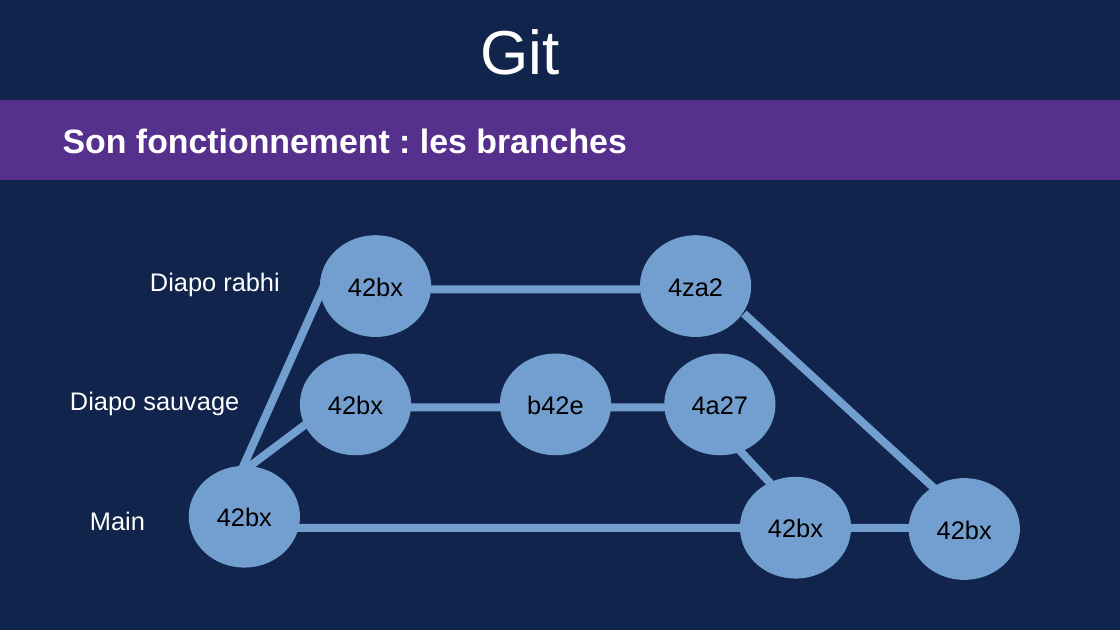
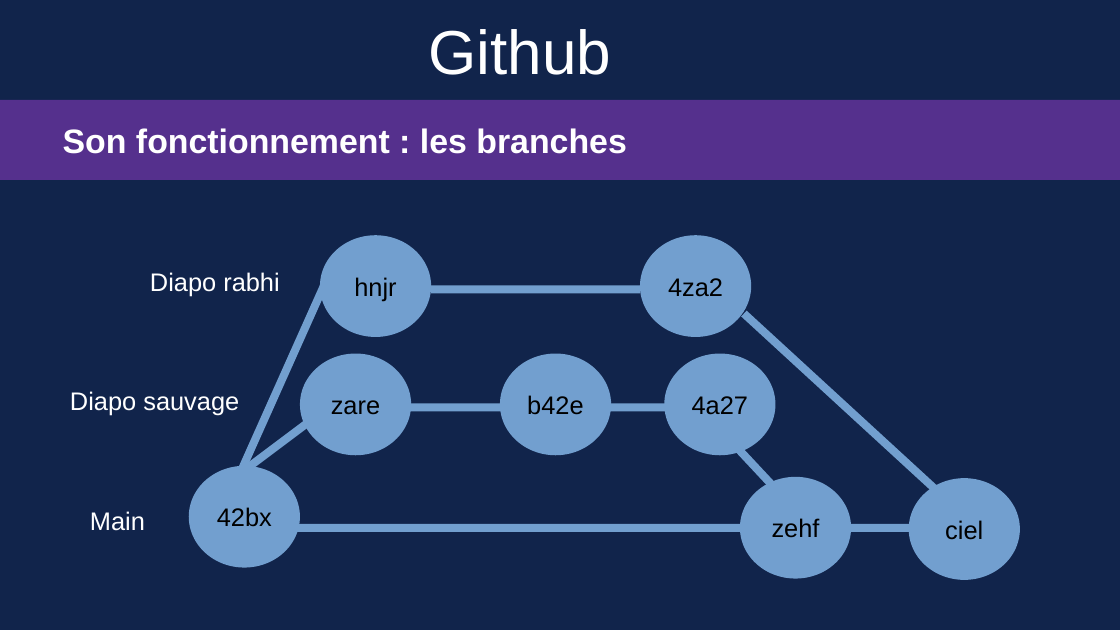
Before and after one commit to Sauvage89/guide_git, a slide deck: slide 29 of guide_git.odp (slide 26 before the commit). Drawn at 1120x630 pixels with LibreOffice and Linux fonts; fonts in the diff are those of the drawing. Boxes give left, top, right and bottom in pixels: in the first picture for what was removed or moved away, otherwise in the second. Text is boxed around its words. In the diff, an @@ line names an element or a change of style, - is before the commit and + after.

```diff
--- a/guide_git.odp
+++ b/guide_git.odp
@@ title at [428,29,611,75]: text changed @@
-Git
+Github
@@ text in ellipse at [354,277,396,301]: text changed @@
-42bx
+hnjr
@@ text in ellipse at [331,400,380,415]: text changed @@
-42bx
+zare
@@ text in ellipse at [772,518,820,538]: text changed @@
-42bx
+zehf
@@ text in ellipse at [945,520,983,540]: text changed @@
-42bx
+ciel
```
Also in this commit, not shown: 19 other slides changed, 5 slides added, 1 slide removed, 1 other file.
